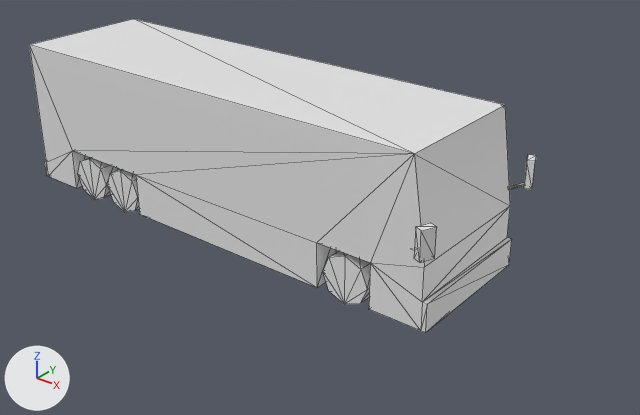
The OBJ model res/mesh/mesh_Bus2.obj: old version first, new version second.
One viewpoint serves both versions: a 50 mm lens placed at (13.63, -15.54, 8.92), pointed at (0.93, 0.34, -0.92). The lights are fixed; the arrows at lower left show +X, +Y and +Z. Mesh edges are drawn as thin lines. Where no turn or scale is listed for an object, it has been applied to the vertices.

The scene before the commit, as lines of its bpy script (objects in view):
```python
me_mesh_bus2 = bpy.data.meshes.new('mesh_Bus2')
me_mesh_bus2.from_pydata(...)  # 182 vertices, 312 faces; spans x -7.62..5.8, y -2.44..2.42, z -1.8..2.32
ob_mesh_bus2 = bpy.data.objects.new('mesh_Bus2', me_mesh_bus2)
ob_mesh_bus2.location = (0.0, 0.0, 0.0)
```
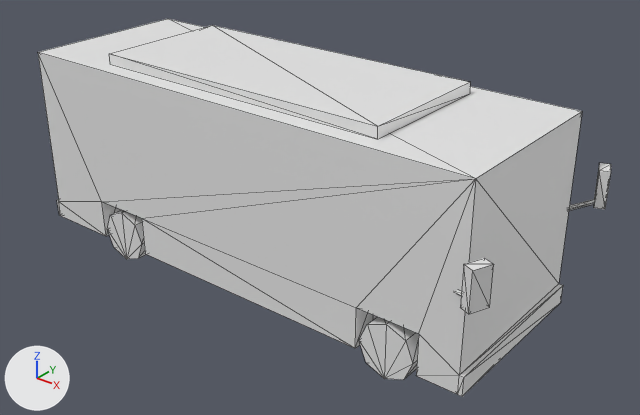
The change, as a diff of the scene's bpy script:
```diff
--- a/res/mesh/mesh_Bus2.obj.py
+++ b/res/mesh/mesh_Bus2.obj.py
@@ me_mesh_bus2 @@
 # used by ob_mesh_bus2; location = (0.0, 0.0, 0.0)
-me_mesh_bus2.from_pydata(...)  # 182 vertices, 312 faces; spans x -7.62..5.8, y -2.44..2.42, z -1.8..2.32
+me_mesh_bus2.from_pydata(...)  # 159 vertices, 268 faces; spans x -6.57..7.36, y -3.11..3.1, z -2.88..2.67
+# me_mesh_bus2 part 1: the loose piece of 8 vertices spanning x 4.82..5.66, y 1.54..2.24, z 0.1..0.47 is scaled about its middle by 1.31, then moved by (1.38, 0.52, -0.28)
+# me_mesh_bus2 part 2: the loose piece of 8 vertices spanning x 5.47..5.79, y -2.44..-2.03, z 0.36..1.06 is scaled about its middle by 1.31, then moved by (1.5, -0.6, -0.15)
+# me_mesh_bus2 part 3: the loose piece of 8 vertices spanning x 5.48..5.8, y 2.01..2.42, z 0.36..1.06 is scaled about its middle by 1.31, then moved by (1.51, 0.62, -0.15)
+# me_mesh_bus2 part 4: a new loose piece, an 8-sided cylinder along y spanning x -4.39..-2.98, y -2.32..-1.73, z -2.88..-1.47
+# me_mesh_bus2 part 5: a new loose piece, an 8-sided cylinder along y spanning x 4.14..5.55, y -2.32..-1.73, z -2.88..-1.47
+# me_mesh_bus2 part 6: the loose piece of 54 vertices spanning x -7.62..5.54, y -1.87..1.84, z -1.63..2.32 is rebuilt with 55 vertices and now spans x -6.57..6.76, y -2.31..2.29, z -2.43..2.39
+# me_mesh_bus2 part 7: 6 loose pieces with 96 vertices, spanning x -6.12..3.97, y -1.82..1.79, z -1.8..-0.56, are deleted
+# me_mesh_bus2 part 8
+# 8 vertices are added at x -4.13..4.13, y -1.82..1.82, z 2.39..2.67
+# 10 new faces join them
```

Changed parts and their boxes [x1, y1, x2, y2] in the pictures (640 x 415 px; the box of a moved part takes in the faces that stretch with it):
'mesh_Bus2', reshaped (13% wider, 20% taller)
    before: [29, 19, 536, 333]
    after: [38, 19, 611, 396]
part 1 of me_mesh_bus2, moved or reshaped
    before: [509, 182, 524, 189]
    after: [569, 199, 594, 211]
part 2 of me_mesh_bus2, moved or reshaped
    before: [414, 223, 437, 262]
    after: [460, 258, 494, 314]
part 3 of me_mesh_bus2, moved or reshaped
    before: [524, 155, 536, 189]
    after: [594, 163, 611, 209]
part 4 of me_mesh_bus2, added
    after: [107, 210, 146, 259]
part 5 of me_mesh_bus2, added
    after: [359, 317, 419, 380]
part 6 of me_mesh_bus2, rebuilt (13% wider, 20% taller)
    before: [29, 19, 512, 333]
    after: [38, 19, 582, 396]
part 7 of me_mesh_bus2, deleted
    before: [78, 158, 370, 304]
part 8 of me_mesh_bus2, added
    after: [109, 25, 470, 139]
